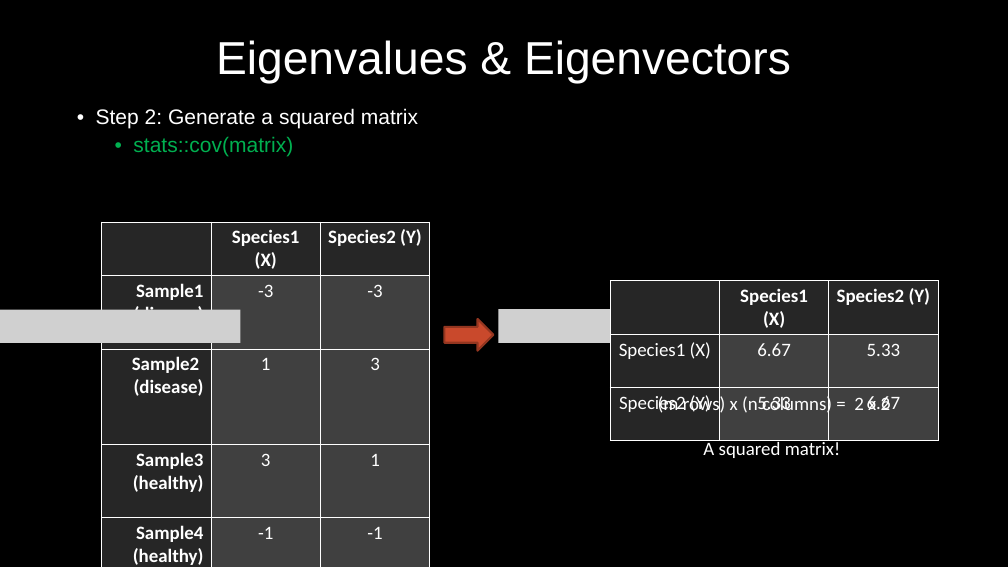
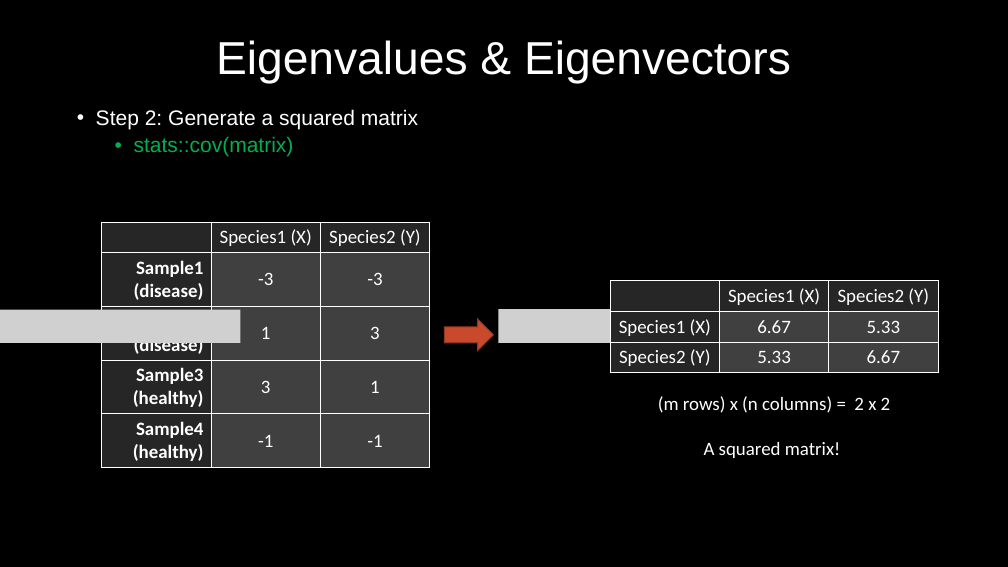
Before and after one commit to MyGitUse/MBIO7160, a slide deck: slide 40 of FinalProject/191128_Presentation_NM.pptx. Drawn at 1008x567 pixels with LibreOffice and Linux fonts; fonts in the diff are those of the drawing; grey boxes stand for pictures. Boxes give left, top, right and bottom in pixels: in the first picture for what was removed or moved away, otherwise in the second. Text is boxed around its words. In the diff, an @@ line names an element or a change of style, - is before the commit and + after.

```diff
--- a/FinalProject/191128_Presentation_NM.pptx
+++ b/FinalProject/191128_Presentation_NM.pptx
@@ table at [102,222,431,465] @@
@@ bold off in "Species1 (X)", "Species2 (Y)" @@
@@ borders changed @@
@@ table at [610,281,939,371] @@
@@ bold off in "Species1 (X)", "Species2 (Y)" @@
@@ borders changed @@
```
Also in this commit, not shown: 40 other slides changed, 3 slides added, 3 slides removed.
